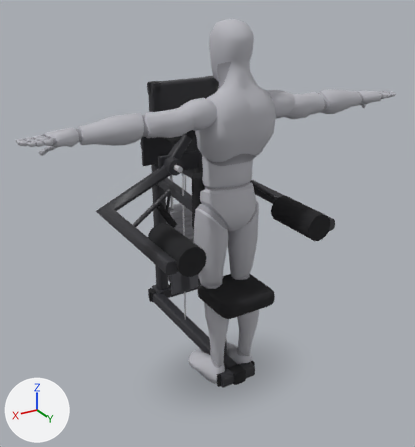
Renders of the glTF model app/src/main/assets/mannequins/machine_lateral_raise.glb from each side of a commit.
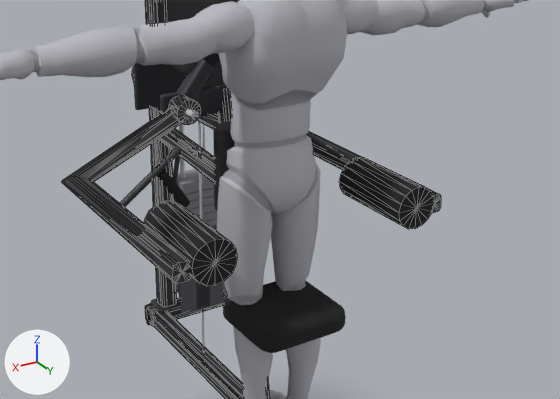
Old and new are each drawn whole from a 50 mm lens placed at (1.43, 2.19, 2.0), pointed at (0.0, -0.21, 0.8) and again close up on the part from 14% to 99% of the width and 22% to 78% of the height. The lights are fixed; the arrows at lower left show +X, +Y and +Z. The first two pictures are the older version. The close-ups show mesh edges as thin lines. Where no turn or scale is listed for an object, it has been applied to the vertices. Vertices at exactly the same position are counted once.

Objects in the first close-up: 'body', 'body_1', 'lateral_raise_machine_0', 'lateral_raise_machine_14', 'lateral_raise_machine_29', 'lateral_raise_machine_32', 'lateral_raise_machine_4', 'lateral_raise_machine_60', 'lateral_raise_machine_61', 'lateral_raise_machine_68', 'lateral_raise_machine_73', 'lateral_raise_machine_75', 'lateral_raise_machine_80' and 28 more.
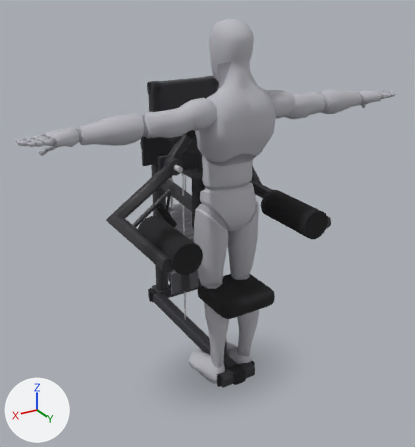
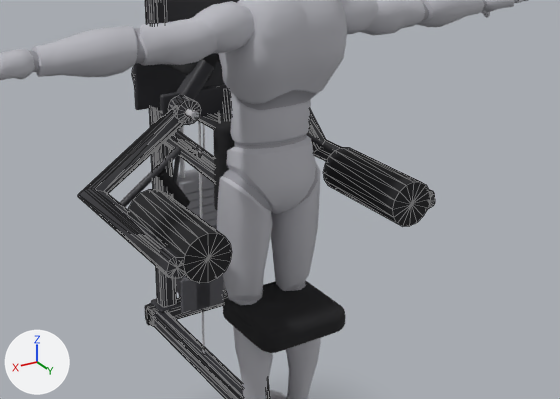
The change, as a diff of the scene's bpy script:
```diff
--- a/app/src/main/assets/mannequins/machine_lateral_raise.glb.py
+++ b/app/src/main/assets/mannequins/machine_lateral_raise.glb.py
@@ me_mesh_37 @@
 # used by ob_lateral_raise_machine_68; parent = ob_lateral_raise_machine; location = (0.00905, 0.0, -0.00145); rotation_euler = (0.0, -0.00787, 0.0), in degrees (0, -0.5, 0)
-me_mesh_37.from_pydata(...)  # 50 vertices, 96 faces; spans x 0.162..0.472, y -0.572..0.25, z 0.828..1.174
+me_mesh_37.from_pydata(...)  # 50 vertices, 96 faces; spans x 0.164..0.474, y -0.423..0.22, z 0.826..1.172
+# me_mesh_37 part 1: 49 of 50 vertices moved; they spanned x 0.162..0.472, y -0.572..0.25, z 0.828..1.174 and now span x 0.164..0.474, y -0.423..0.22, z 0.826..1.172; mean shift (0.0, 0.032, 0.0); largest move (0.471, -0.569, 0.84) -> (0.474, -0.418, 0.845)
 me_mesh_37.materials.append(mat_frame)
@@ me_mesh_42 @@
 # used by ob_lateral_raise_machine_73; parent = ob_lateral_raise_machine; location = (0.355, 0.12, 0.875); rotation_euler = (1.571, 0.0, 0.0), in degrees (90, 0, 0); scale = (1.0, 1.0, 0.3)
-me_mesh_42.from_pydata(...)  # 36 vertices, 64 faces; spans x -0.07..0.07, y -0.07..0.07, z -0.5..0.5
+me_mesh_42.from_pydata(...)  # 36 vertices, 64 faces; spans x -0.075..0.075, y -0.075..0.075, z -0.5..0.5
+# me_mesh_42 part 2: the whole mesh is scaled about its middle by (1.07, 1.07, 1)
 me_mesh_42.materials.append(mat_vinyl)
@@ me_mesh_44 @@
 # used by ob_lateral_raise_machine_75; parent = ob_lateral_raise_machine; location = (-0.00905, 0.0, -0.00145); rotation_euler = (0.0, 0.00787, 0.0), in degrees (0, 0.5, 0)
-me_mesh_44.from_pydata(...)  # 50 vertices, 96 faces; spans x -0.472..-0.162, y -0.572..0.25, z 0.828..1.174
+me_mesh_44.from_pydata(...)  # 50 vertices, 96 faces; spans x -0.474..-0.164, y -0.423..0.22, z 0.826..1.172
+# me_mesh_44 part 3: 49 of 50 vertices moved; they spanned x -0.472..-0.162, y -0.572..0.25, z 0.828..1.174 and now span x -0.474..-0.164, y -0.423..0.22, z 0.826..1.172; mean shift (0.0, 0.032, 0.0); largest move (-0.471, -0.569, 0.84) -> (-0.474, -0.418, 0.845)
 me_mesh_44.materials.append(mat_frame)
@@ ob_lateral_raise_machine_73 @@
 ob_lateral_raise_machine_73.parent = ob_lateral_raise_machine
-ob_lateral_raise_machine_73.location = (0.355, 0.12, 0.875)
+ob_lateral_raise_machine_73.location = (0.36, 0.06, 0.876)
 ob_lateral_raise_machine_73.rotation_euler = (1.571, 0.0, 0.0)  # degrees (90, 0, 0)
-ob_lateral_raise_machine_73.scale = (1.0, 1.0, 0.3)
+ob_lateral_raise_machine_73.scale = (1.0, 1.0, 0.36)
@@ ob_lateral_raise_machine_80 @@
 ob_lateral_raise_machine_80.parent = ob_lateral_raise_machine
-ob_lateral_raise_machine_80.location = (-0.355, 0.12, 0.875)
+ob_lateral_raise_machine_80.location = (-0.36, 0.06, 0.876)
 ob_lateral_raise_machine_80.rotation_euler = (1.571, 0.0, 0.0)  # degrees (90, 0, 0)
-ob_lateral_raise_machine_80.scale = (1.0, 1.0, 0.3)
+ob_lateral_raise_machine_80.scale = (1.0, 1.0, 0.36)
```

What differs and where, as boxes [x1, y1, x2, y2] in the close-ups (560 x 399 px; the box of a moved part takes in the faces that stretch with it):
'lateral_raise_machine_68', reshaped (14% narrower)
    before: [62, 108, 192, 283]
    after: [77, 109, 189, 278]
'lateral_raise_machine_73', moved, rescaled (12% wider, 10% taller)
    before: [144, 201, 237, 286]
    after: [128, 189, 232, 283]
'lateral_raise_machine_80', moved, rescaled (14% wider, 11% taller)
    before: [340, 157, 434, 229]
    after: [323, 147, 430, 227]
'lateral_raise_machine_75', reshaped
    before: [309, 131, 441, 214]
    after: [309, 110, 435, 210]
part 2 of me_mesh_42, moved or reshaped
    before: [144, 157, 434, 286]
    after: [128, 147, 430, 283]
